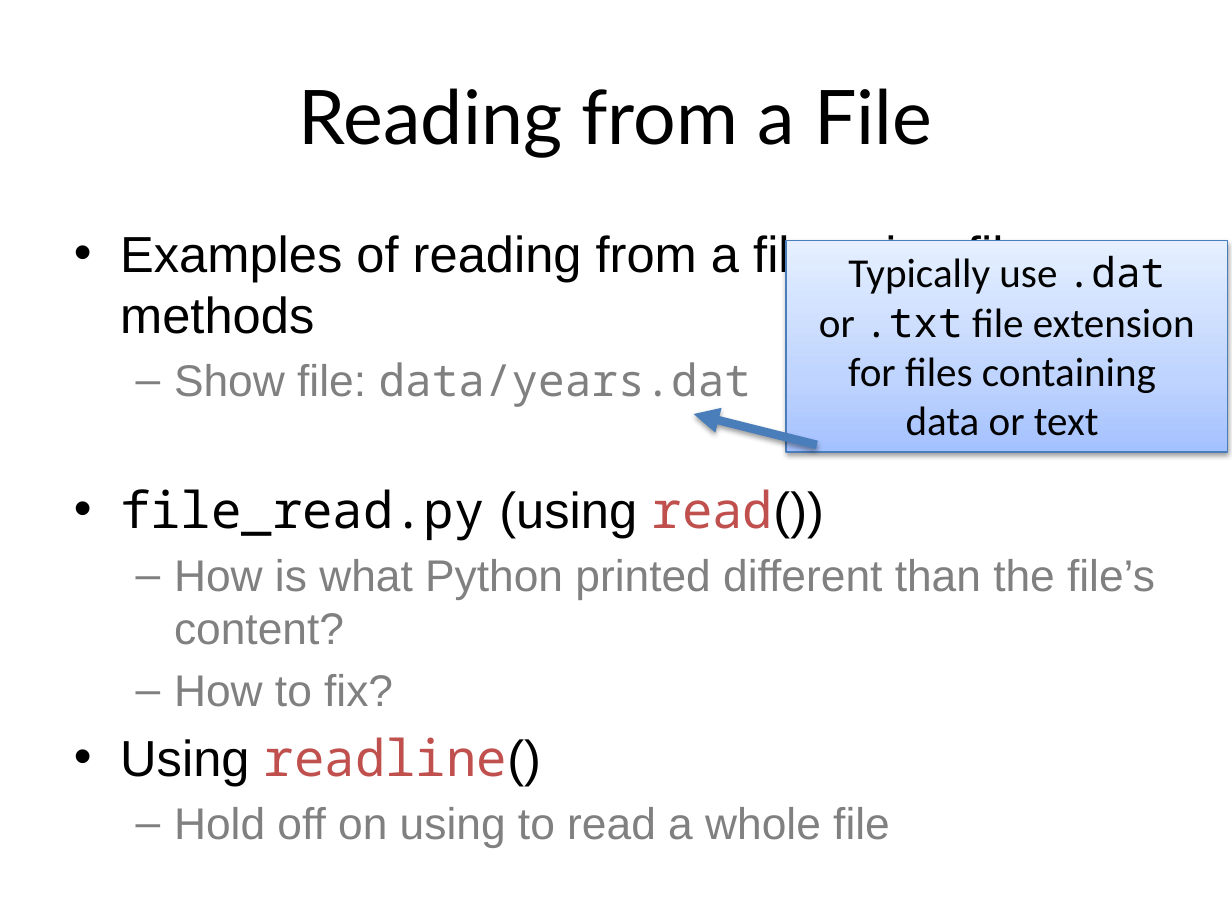
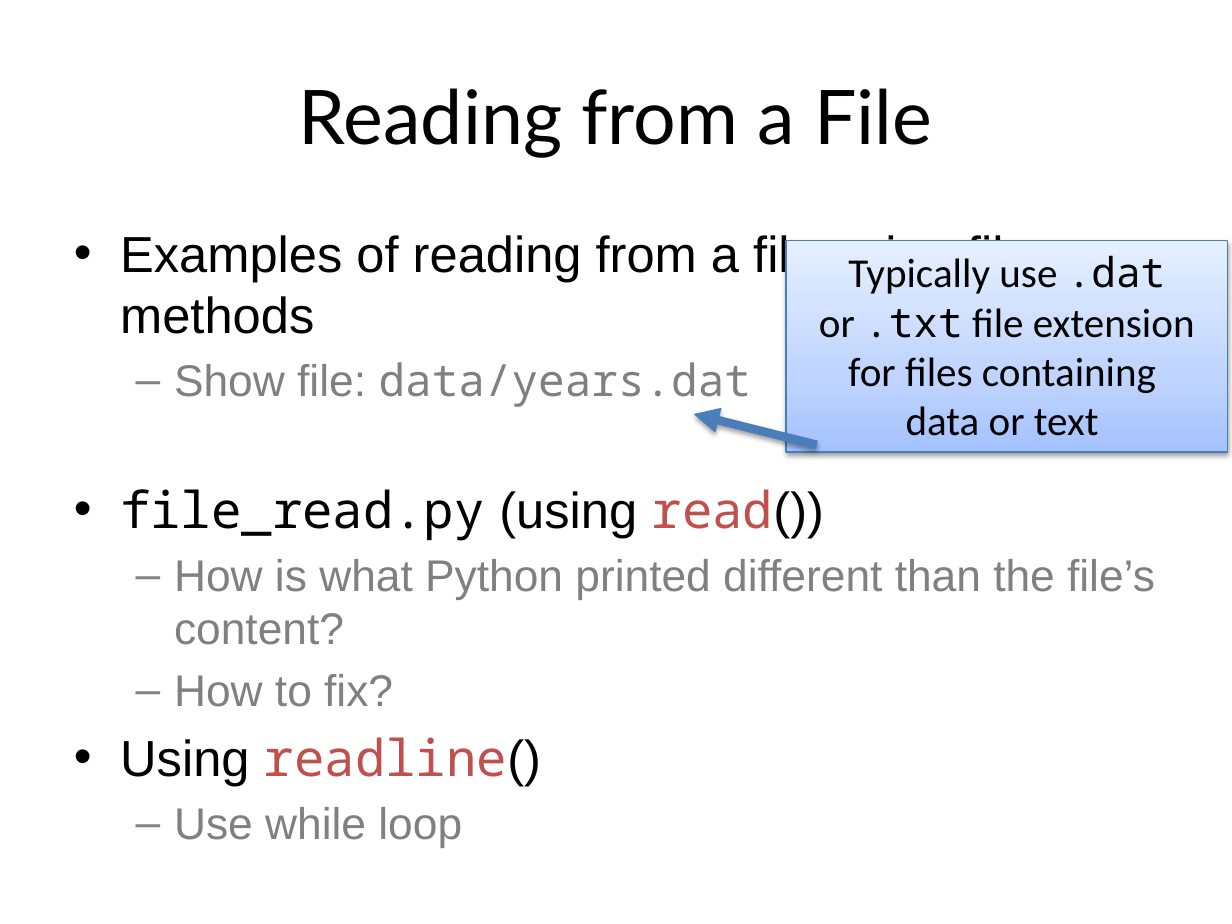
Before and after one commit to emhill/117-S15, a slide deck: slide 21 of src/morea/materials/14-while-loops.pptx. Drawn at 1232x924 pixels with LibreOffice and Linux fonts; fonts in the diff are those of the drawing. Boxes give left, top, right and bottom in pixels: in the first picture for what was removed or moved away, otherwise in the second. Text is boxed around its words. In the diff, an @@ line names an element or a change of style, - is before the commit and + after.

```diff
--- a/src/morea/materials/14-while-loops.pptx
+++ b/src/morea/materials/14-while-loops.pptx
@@ text at bbox=[174, 807, 462, 848]: text changed @@
-  – Hold off on using to read a whole file
+  – Use while loop
```
Also in this commit, not shown: 3 other slides changed, 6 other files.
